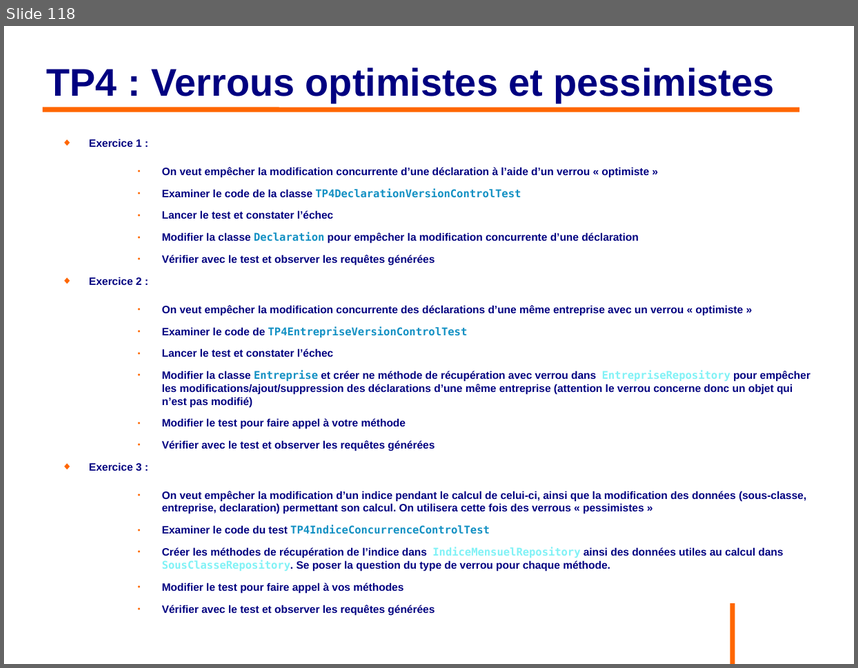
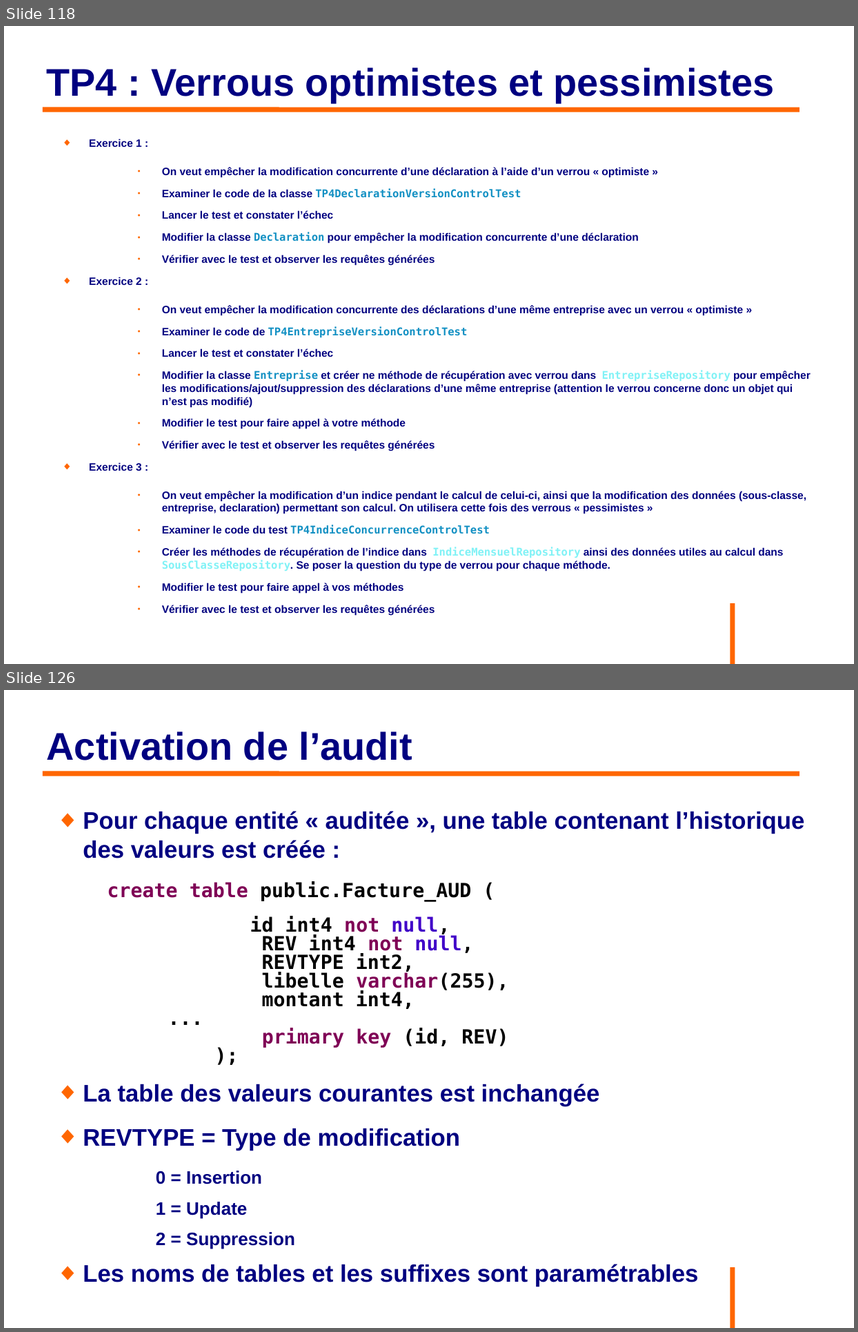
Before and after one commit to philphils/formation-hibernate-avancee, a slide deck: Documentation/diapo_formation_hibernate_avancee.odp. Shown one above the other, each under a label of ours: slide 118 before the commit, slides 118 and 126 after it; the slides between them are not shown. The pictures are 858x668 and 858x1332 pixels, drawn with LibreOffice and Linux fonts; fonts in the diff are those of the drawing; background and template pictures are left out. Boxes give left, top, right and bottom in pixels: in the first picture for what was removed or moved away, otherwise in the second. Text is boxed around its words. In the diff, an @@ line names an element or a change of style, - is before the commit and + after.

```diff
--- a/Documentation/diapo_formation_hibernate_avancee.odp
+++ b/Documentation/diapo_formation_hibernate_avancee.odp
@@ slide 126 added at (x1=4, y1=690, x2=854, y2=1328), background #FFFFFF; not listed: 1 template element that a slide beside it also shows @@
@@ title added at (x1=47, y1=731, x2=412, y2=760), 36 pt, text #000080, bold @@
+Activation de l’audit
@@ line added from (43, 773) to (800, 773), #FF6600 4.54 pt @@
@@ text added at (x1=83, y1=811, x2=804, y2=1286), 22.4 pt, text #000080, bold @@
+◆ Pour chaque entité « auditée », une table contenant l’historique des valeurs est créée :
+create table public.Facture_AUD (
+id int4 not null,
+REV int4 not null,
+REVTYPE int2,
+libelle varchar(255),
+montant int4,
+...
+primary key (id, REV)
+);
+◆ La table des valeurs courantes est inchangée
+◆ REVTYPE = Type de modification
+    0 = Insertion
+    1 = Update
+    2 = Suppression
+◆ Les noms de tables et les suffixes sont paramétrables
```
Also in this commit, not shown: 28 other slides added.
